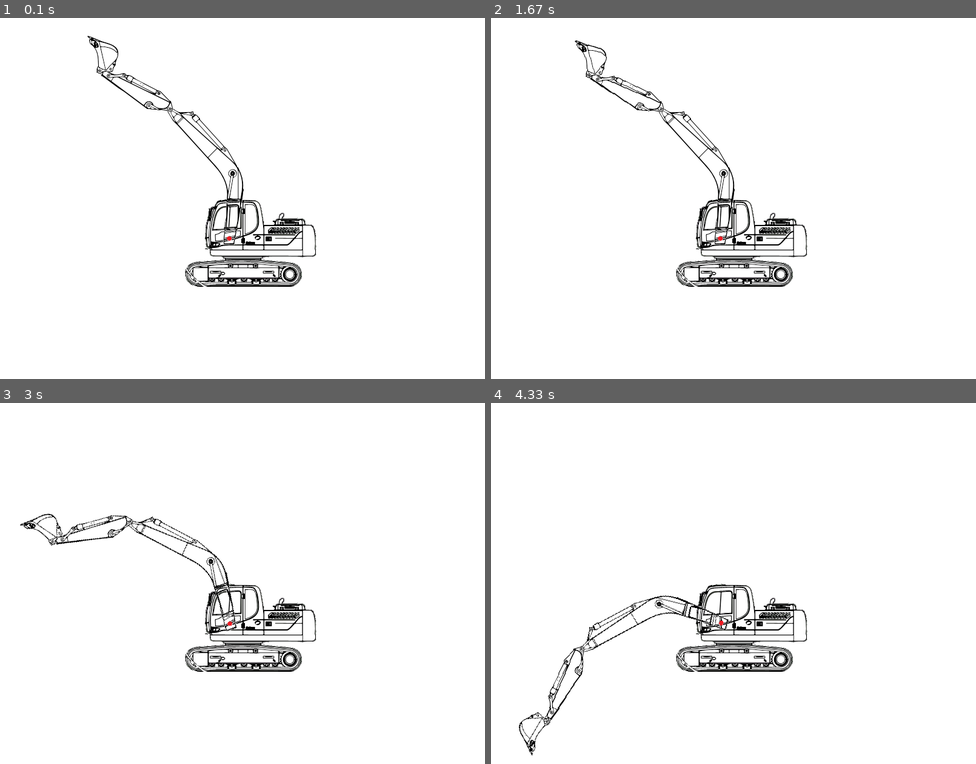
Above: before the commit, frames 1-4 (two rows, left to right).
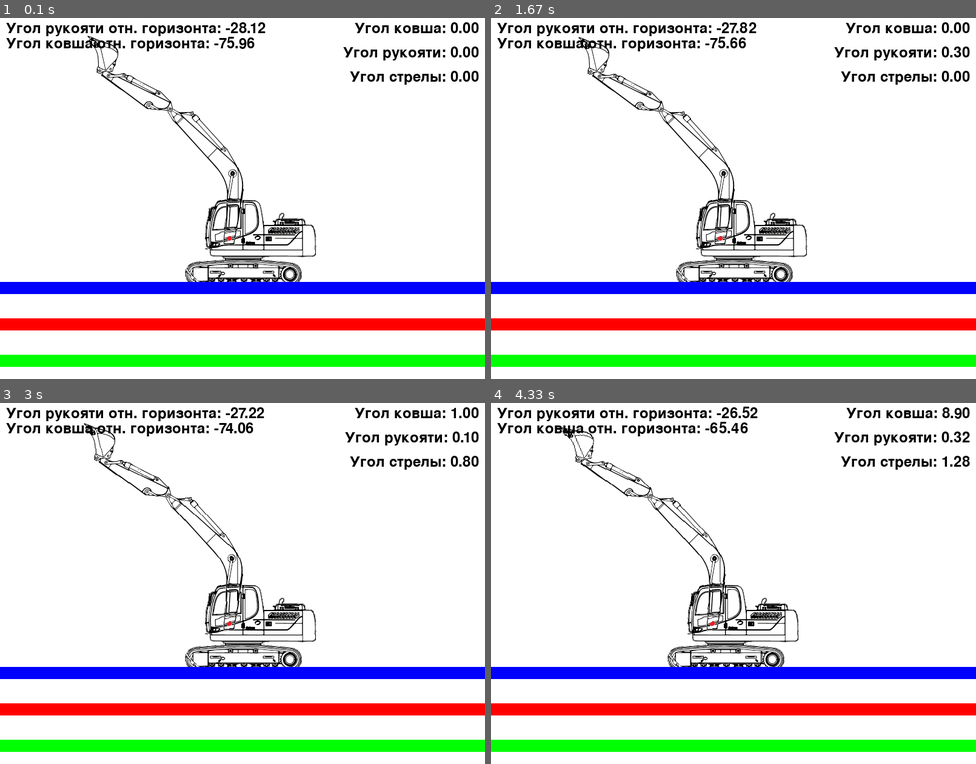
Above: after the commit, the same moments.

Repository: pythonMaks/excavator_pygame
Game: pygame game, started from excavator.py
Two runs of this game, one before a commit and one after it. Both use one fixed random seed, a clock stepped at 60 frames per second and the inputs below.
Inputs:
- Up to frame 1 (0.1 s): no input
- Up to frame 2 (1.67 s): hold S 0.33-0.8 s; hold Right 0.33-0.8 s; tap W at 0.83 s
- Up to frame 3 (3 s): hold Up 1.67-2.13 s; hold W from 2.67 s (still down); hold Left from 2.67 s (still down)
- Up to frame 4 (4.33 s): release W at 3.2 s; release Left at 3.2 s; hold Left 3.23-3.77 s; hold A 3.23-3.77 s; hold Down 3.8-4.1 s; hold S 3.8-4.1 s; hold Left from 4.13 s (still down); hold A from 4.13 s (still down)

The runs differ from the first frame. In frame 1, 13% of the frame differs, in the area x 0-100%, y 1-97%; in frame 2, 13%; in frame 3, 14%; in frame 4, 17%, in the area x 0-100%, y 1-98%.

Commit message:
ездит, углы показывает

Diff:
--- a/excavator.py
+++ b/excavator.py
@@ -1,5 +1,6 @@
 import pygame
 import math
+from copy import copy
 
 pygame.init()
 
@@ -14,6 +15,8 @@
 bucket = pygame.image.load('bucket.svg').convert()
 bucket.set_colorkey((255, 255, 255))
 
+
+fang_initial = (146, 34)
 boom_anchor_img = (238, 130)
 bucket_position = [114, 26]
 boom_anchor  = (378, 367)
@@ -22,15 +25,33 @@
 bucket_pivot = (164, 92)
 bucket_angle = 0
 arm_angle = 0
+boom_angle = 0
+body_x = 300
+body_y = 300
+prev_body_x = body_x
+prev_body_y = body_y
+
+pygame.font.init()
+font = pygame.font.SysFont(None, 36)  # Выберите шрифт и размер на свой вкус
+
+slider_bucket = [0, 440, 800]  # x, y, длина
+slider_arm = [0, 560, 800]
+slider_boom = [0, 500, 800]
+
+# Определите начальные скорости (конечные значения будут зависеть от положения ползунка)
+speed_bucket = 0
+speed_arm = 0
+speed_boom = 0
+
 
 def blitRotateCenter(win, image, top_left, angle, pivot):
     rotated_image = pygame.transform.rotate(image, angle)
     rect = rotated_image.get_rect(center=pivot)
     win.blit(rotated_image, rect.topleft)
     return rect
-boom_angle = 0
+
 run = True
-boom_angle = 0
+prev_keys = pygame.key.get_pressed()
 
 while run:
     for event in pygame.event.get():
@@ -39,8 +60,12 @@
         elif event.type == pygame.MOUSEBUTTONDOWN:
             x, y = pygame.mouse.get_pos()
             print(x, y)
-    keys = pygame.key.get_pressed()
-
+
+
+    pygame.draw.rect(win, (0, 0, 255), (slider_bucket[0], slider_bucket[1], slider_bucket[2], 20))
+    pygame.draw.rect(win, (0, 255, 0), (slider_arm[0], slider_arm[1], slider_arm[2], 20))
+    pygame.draw.rect(win, (255, 0, 0), (slider_boom[0], slider_boom[1], slider_boom[2], 20))
+    '''
     if keys[pygame.K_a] and bucket_angle < 180:
         bucket_angle += 1
     if keys[pygame.K_d] and bucket_angle > 0:
@@ -55,9 +80,117 @@
         boom_angle += 1
     if keys[pygame.K_RIGHT] and boom_angle > 0:
         boom_angle -= 1
+    '''
+    # Управление скоростью
+    keys = pygame.key.get_pressed()
+
+    just_pressed_RIGHT = keys[pygame.K_RIGHT] and not prev_keys[pygame.K_RIGHT]
+    just_pressed_LEFT = keys[pygame.K_LEFT] and not prev_keys[pygame.K_LEFT]
+    just_pressed_UP = keys[pygame.K_UP] and not prev_keys[pygame.K_UP]
+    just_pressed_DOWN = keys[pygame.K_DOWN] and not prev_keys[pygame.K_DOWN]
+    just_pressed_w = keys[pygame.K_w] and not prev_keys[pygame.K_w]
+    just_pressed_s = keys[pygame.K_s] and not prev_keys[pygame.K_s]
+
+    if keys[pygame.K_a]:
+        body_x -= 0.3  # измените значение для управления скоростью движения
+    if keys[pygame.K_d]:
+        body_x += 0.3
+    delta_x = body_x - prev_body_x
+    delta_y = body_y - prev_body_y
+    boom_anchor  = (boom_anchor[0] + delta_x, boom_anchor[1] + delta_y)
+    arm_pivot = (arm_pivot[0] + delta_x, arm_pivot[1] + delta_y)
+    bucket_pivot = (bucket_pivot[0] + delta_x, bucket_pivot[1] + delta_y)
+
+
+    prev_body_x = body_x
+    prev_body_y = body_y
+    # Управление скоростью для ковша
+    if just_pressed_RIGHT:
+        if speed_bucket > 0:
+            speed_bucket = 0
+
+        else:
+            speed_bucket -= 0.05
+
+    if just_pressed_LEFT:
+        if speed_bucket < 0:
+            speed_bucket = 0
+
+        else:
+            speed_bucket += 0.05
+
+    # Управление скоростью для рукояти
+    if just_pressed_w:
+        if speed_arm > 0:
+            speed_arm = 0
+
+        else:
+            speed_arm -= 0.01
+
+    if just_pressed_s:
+        if speed_arm < 0:
+            speed_arm = 0
+
+        else:
+            speed_arm += 0.01
+
+    # Управление скоростью для стрелы
+    if just_pressed_DOWN:
+        if speed_boom > 0:
+            speed_boom = 0
+
+        else:
+            speed_boom -= 0.01
+
+    if just_pressed_UP:
+        if speed_boom < 0:
+            speed_boom = 0
+
+        else:
+            speed_boom += 0.01
+
+
+    # Применение скорости к углам
+    bucket_angle += speed_bucket
+    arm_angle += speed_arm
+    boom_angle += speed_boom
+
+    # Ограничения углов
+    if not (0 <= bucket_angle <= 180):
+        bucket_angle = max(0, min(180, bucket_angle))
+        speed_bucket = 0
+
+    if not (0 <= arm_angle <= 120):
+        arm_angle = max(0, min(120, arm_angle))
+        speed_arm = 0
+
+    if not (0 <= boom_angle <= 112):
+        boom_angle = max(0, min(112, boom_angle))
+        speed_boom = 0
+
+
+
+
+
 
     win.fill((255, 255, 255))
-    win.blit(body, (300, 300))
+    bucket_text = font.render('Угол ковша: {:.2f}'.format(bucket_angle), True, (0, 0, 0))
+    arm_text = font.render('Угол рукояти: {:.2f}'.format(arm_angle), True, (0, 0, 0))
+    boom_text = font.render('Угол стрелы: {:.2f}'.format(boom_angle), True, (0, 0, 0))
+
+
+    win.blit(body, (body_x, body_y))
+    pygame.draw.rect(win, (0, 0, 255), (slider_bucket[0], slider_bucket[1], slider_bucket[2], 20))
+    pygame.draw.rect(win, (0, 255, 0), (slider_arm[0], slider_arm[1], slider_arm[2], 20))
+    pygame.draw.rect(win, (255, 0, 0), (slider_boom[0], slider_boom[1], slider_boom[2], 20))
+    screen_width = 800  # Примерное значение. Укажите реальную ширину вашего экрана
+    win.blit(bucket_text, (screen_width - bucket_text.get_width() - 10, 10))
+    win.blit(arm_text, (screen_width - arm_text.get_width() - 10, 50))
+    win.blit(boom_text, (screen_width - boom_text.get_width() - 10, 90))
+
+        #####################
+    #####################
+    #####################
     # Поворачиваем стрелу
     blitRotateCenter(win, boom, boom_anchor_img, boom_angle, boom_anchor)
 
@@ -76,9 +209,28 @@
     new_bucket_pivot_x = new_arm_pivot_x + dist_to_bucket_from_new_arm * math.cos(angle_to_bucket_from_new_arm + math.radians(boom_angle + arm_angle))
     new_bucket_pivot_y = new_arm_pivot_y - dist_to_bucket_from_new_arm * math.sin(angle_to_bucket_from_new_arm + math.radians(boom_angle + arm_angle))
 
+    fang_x = new_bucket_pivot_x + (fang_initial[0] - bucket_position[0]) * math.cos(math.radians(boom_angle + arm_angle + bucket_angle)) - (fang_initial[1] - bucket_position[1]) * math.sin(math.radians(boom_angle + arm_angle + bucket_angle))
+    fang_y = new_bucket_pivot_y + (fang_initial[0] - bucket_position[0]) * math.sin(math.radians(boom_angle + arm_angle + bucket_angle)) + (fang_initial[1] - bucket_position[1]) * math.cos(math.radians(boom_angle + arm_angle + bucket_angle))
     # Поворачиваем ковш вокруг новой опорной точки
     blitRotateCenter(win, bucket, (new_bucket_pivot_x - bucket_position[0], new_bucket_pivot_y - bucket_position[1]), boom_angle + arm_angle + bucket_angle, (new_bucket_pivot_x, new_bucket_pivot_y))
-
+    #####################
+    #####################
+    #####################
+    arm_delta_x = new_bucket_pivot_x - new_arm_pivot_x
+    arm_delta_y = new_bucket_pivot_y - new_arm_pivot_y
+    bucket_delta_y = new_bucket_pivot_y - fang_y
+    bucket_delta_x = new_bucket_pivot_x - fang_x
+
+    bucket_angle_from_horizontal = 90 + math.degrees(math.atan2(bucket_delta_y, bucket_delta_x))
+
+    arm_angle_from_horizontal = math.degrees(math.atan2(arm_delta_y, -arm_delta_x))
+
+    arm_text_from_horizontal = font.render('Угол рукояти отн. горизонта: {:.2f}'.format(arm_angle_from_horizontal), True, (0, 0, 0))
+    bucket_text_from_horizontal = font.render('Угол ковша отн. горизонта: {:.2f}'.format(bucket_angle_from_horizontal), True, (0, 0, 0))
+    win.blit(arm_text_from_horizontal, (10, 10))
+    win.blit(bucket_text_from_horizontal, (10, 35))
+
+    prev_keys = copy(keys)
     pygame.display.update()
 
 pygame.quit()
